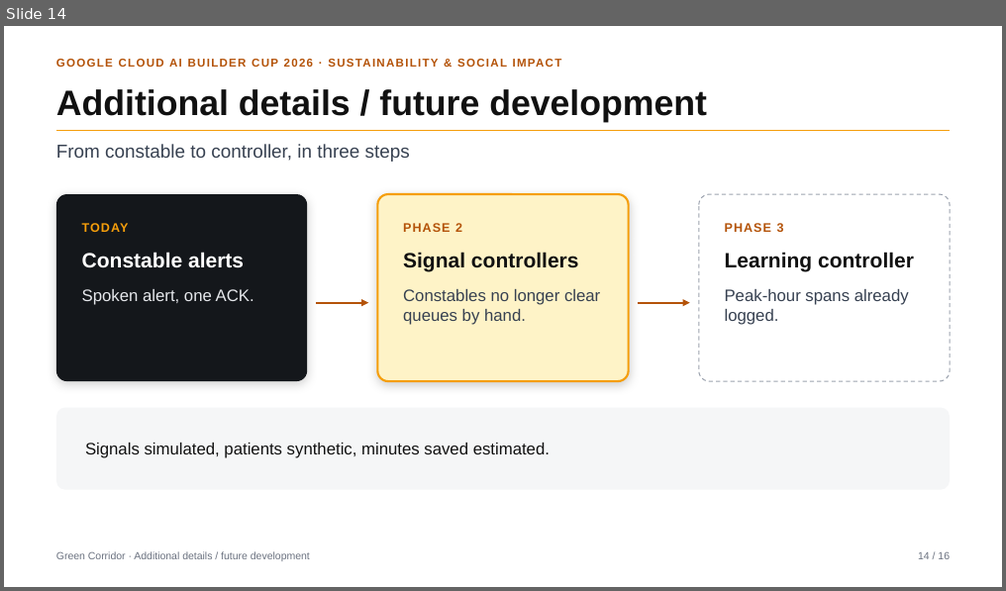
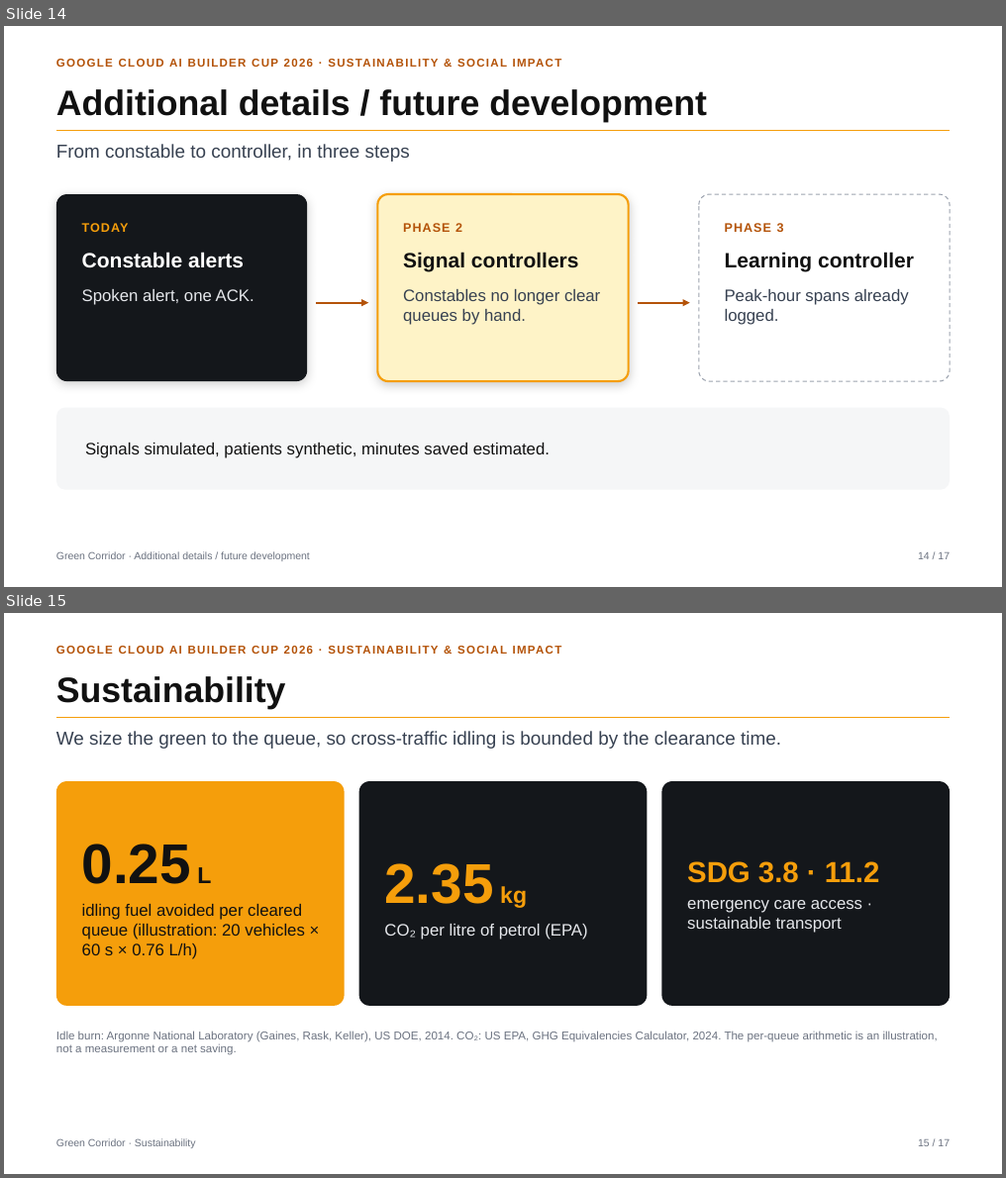
Before and after one commit to Nandish3010/ideal-disco, a slide deck: deck/Green-Corridor-Deck.pptx. Shown one above the other, each under a label of ours: slide 14 before the commit, slides 14 and 15 after it. The pictures are 1006x591 and 1006x1178 pixels, drawn with LibreOffice and Linux fonts; fonts in the diff are those of the drawing. Boxes give left, top, right and bottom in pixels: in the first picture for what was removed or moved away, otherwise in the second. Text is boxed around its words. In the diff, an @@ line names an element or a change of style, - is before the commit and + after.

Commit message:
Deck: sustainability slide; stale text sweep

```diff
--- a/deck/Green-Corridor-Deck.pptx
+++ b/deck/Green-Corridor-Deck.pptx
@@ slide 15 added at [4,613,1002,1174], background #FFFFFF @@
@@ text added at [56,665,949,712], 34 pt, text #111111, bold @@
+Sustainability
@@ text added at [56,676,286,709], 11 pt, text #B45309, bold @@
+GOOGLE CLOUD AI BUILDER CUP 2026 · SUSTAINABILITY & SOCIAL IMPACT
@@ line added from (56, 718) to (949, 718), #F59E0B 1.25 pt @@
@@ text added at [56,731,781,749], 18 pt, text #374151 @@
+We size the green to the queue, so cross-traffic idling is bounded by the clearance time.
@@ rounded rectangle added at [56,781,344,1006], fill #F59E0B, 16 pt, text #111111 @@
+0.25 L
+idling fuel avoided per cleared queue (illustration: 20 vehicles × 60 s × 0.76 L/h)
@@ rounded rectangle added at [358,781,647,1006], fill #14171B, 16 pt, text #E5E7EB @@
+2.35 kg
+CO₂ per litre of petrol (EPA)
@@ rounded rectangle added at [662,781,949,1006], fill #14171B, 16 pt, text #E5E7EB @@
+SDG 3.8 · 11.2
+emergency care access · sustainable transport
@@ text added at [56,1031,938,1056], 11 pt, text #6B7280 @@
+Idle burn: Argonne National Laboratory (Gaines, Rask, Keller), US DOE, 2014. CO₂: US EPA, GHG Equivalencies Calculator, 2024. The per-queue arithmetic is an illustration, not a measurement or a net saving.
@@ text added at [56,1139,196,1149], 10 pt, text #6B7280 @@
+Green Corridor · Sustainability
@@ text added at [918,1140,949,1147], 10 pt, text #6B7280 @@
+15 / 17
@@ slide 14 changed as well @@
@@ text at [918,553,949,560]: text changed @@
-14 / 16
+14 / 17
```
Also in this commit, not shown: 14 other slides changed, 6 other files.
